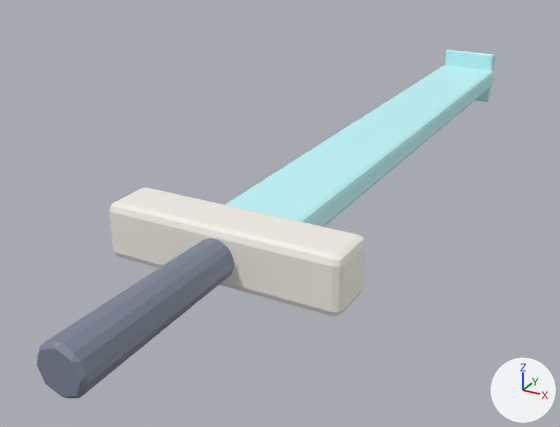
Two versions of the FBX model Assets/Models/Weapon_FrostRuneblade.fbx, one commit apart.
The view is the same before and after, from a camera (50 mm lens) standing at (0.541, -0.662, 0.489) and looking at (-0.143, 0.58, -0.132). Every picture has the same lights, and +X, +Y and +Z are marked at lower right. The first picture is the older version. Where no turn or scale is listed for an object, it has been applied to the vertices.

Objects in the first picture: 'Grip', 'Guard', 'IceBlade', 'IceTip'.
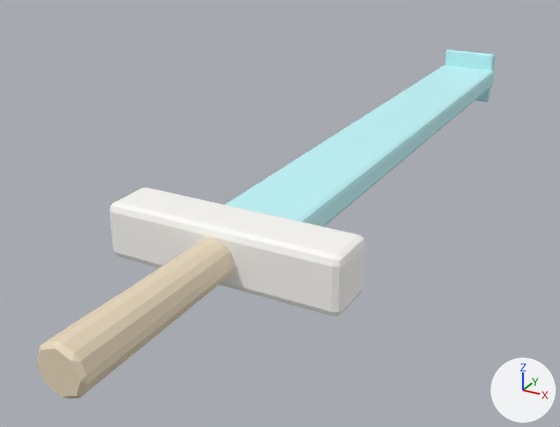
Patch to the scene script:
```diff
--- a/Assets/Models/Weapon_FrostRuneblade.fbx.py
+++ b/Assets/Models/Weapon_FrostRuneblade.fbx.py
@@ mat_mat_marbletrim @@
 mat_mat_marbletrim = principled_material('Mat_MarbleTrim')
-mat_mat_marbletrim.base_color = (0.21, 0.24, 0.32)  # greyish blue #7e8699
+mat_mat_marbletrim.base_color = (0.85, 0.72, 0.53)  # beige #edddc0
```

Where the change shows, as pixel boxes [x1, y1, x2, y2] in the pictures (560 x 427 px):
'Grip', recoloured (lighter)
    both: [37, 238, 234, 398]
